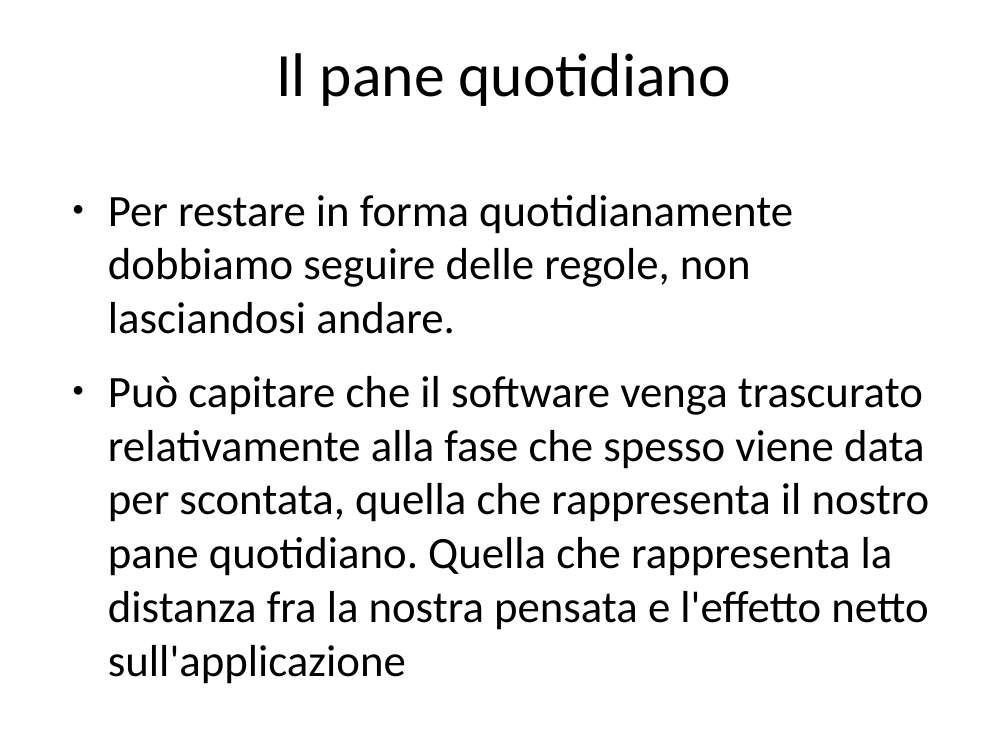
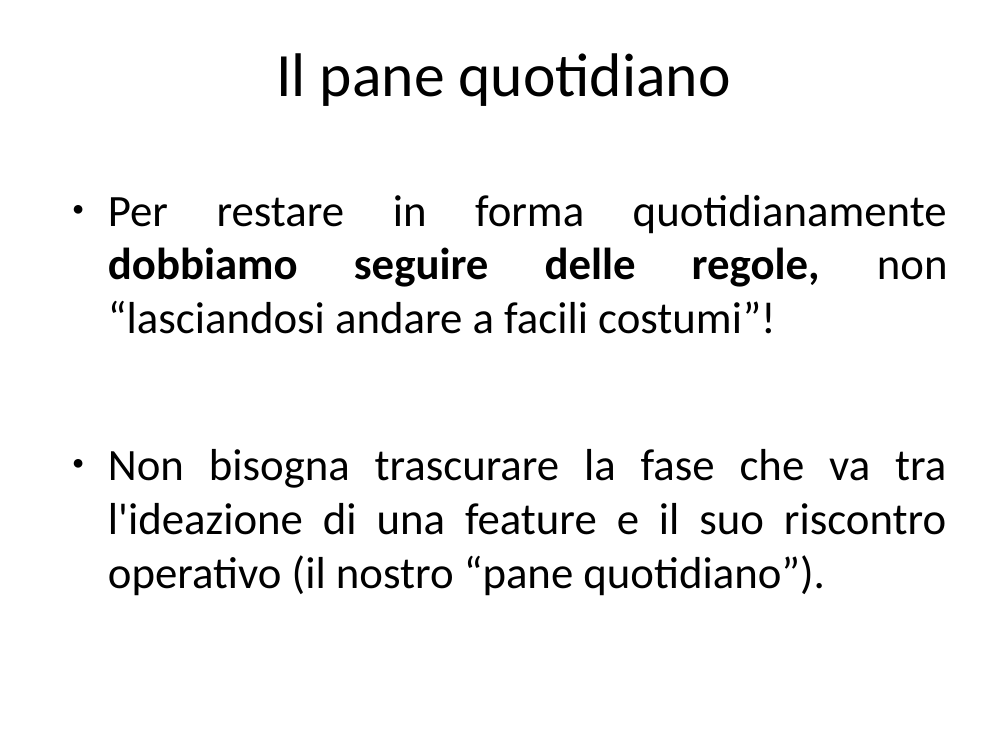
Before and after one commit to guidop/IAD13, a slide deck: slide 23 of La salute del software.odp (slide 24 before the commit). Drawn at 1008x756 pixels with LibreOffice and Linux fonts; fonts in the diff are those of the drawing. Boxes give left, top, right and bottom in pixels: in the first picture for what was removed or moved away, otherwise in the second. Text is boxed around its words. In the diff, an @@ line names an element or a change of style, - is before the commit and + after.

```diff
--- a/La salute del software.odp
+++ b/La salute del software.odp
@@ text at [108, 195, 948, 596]: text changed @@
-● Per restare in forma quotidianamente dobbiamo seguire delle regole, non lasciandosi andare.
-● Può capitare che il software venga trascurato relativamente alla fase che spesso viene data per scontata, quella che rappresenta il nostro pane quotidiano. Quella che rappresenta la distanza fra la nostra pensata e l'effetto netto sull'applicazione
+● Per restare in forma quotidianamente dobbiamo seguire delle regole, non “lasciandosi andare a facili costumi”!
+● Non bisogna trascurare la fase che va tra l'ideazione di una feature e il suo riscontro operativo (il nostro “pane quotidiano”).
```
Also in this commit, not shown: 39 other slides changed, 5 slides added, 3 slides removed.
